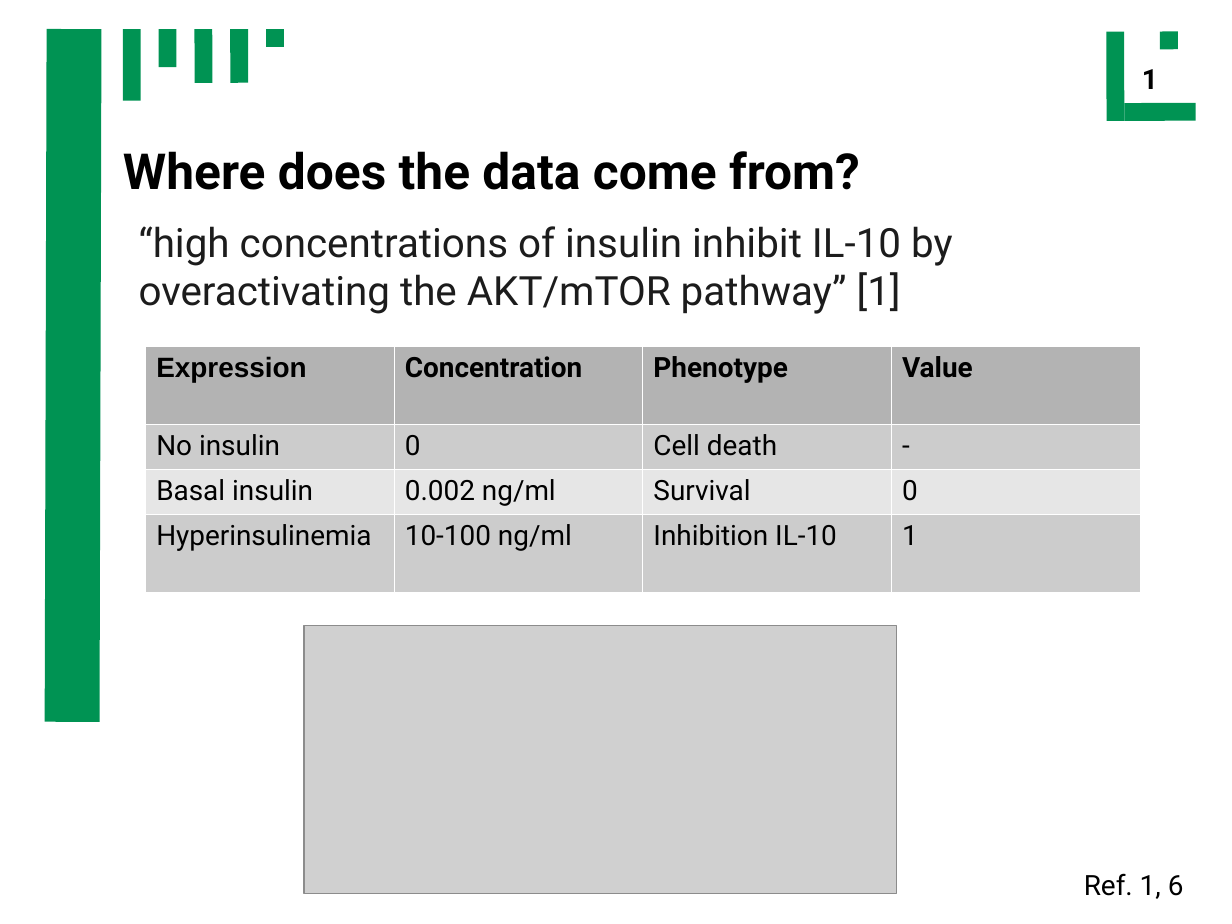
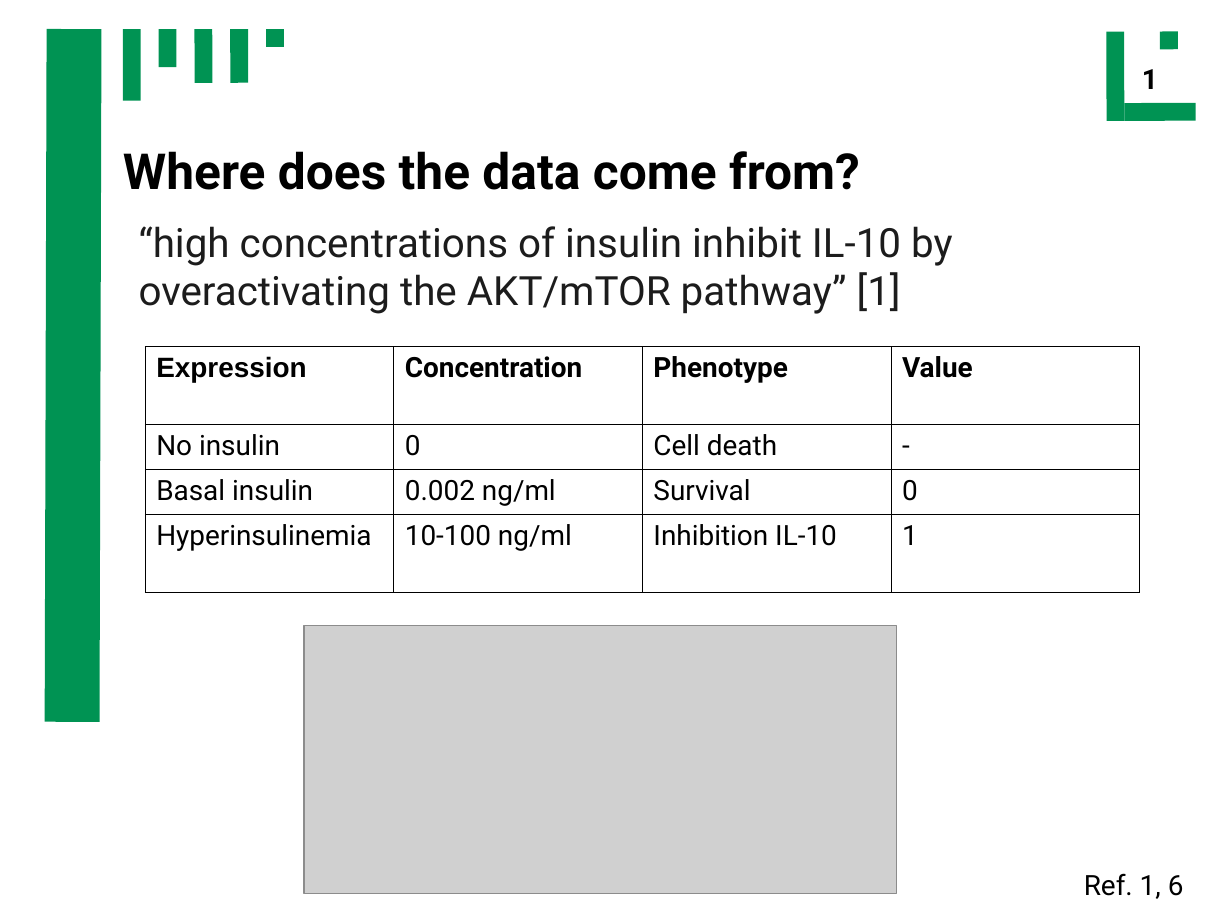
Before and after one commit to ch4perone/HaveFunWithSysBio, a slide deck: slide 8 of presentation.odp. Drawn at 1232x924 pixels with LibreOffice and Linux fonts; fonts in the diff are those of the drawing; grey boxes stand for pictures. Boxes give left, top, right and bottom in pixels: in the first picture for what was removed or moved away, otherwise in the second. Text is boxed around its words. In the diff, an @@ line names an element or a change of style, - is before the commit and + after.

```diff
--- a/presentation.odp
+++ b/presentation.odp
@@ table at (145, 347, 1139, 593) @@
@@ fill #B3B3B3 to none in row 1 @@
@@ fill #CCCCCC to none in 8 cells @@
@@ fill #E6E6E6 to none in row 3 @@
@@ borders changed @@
```
Also in this commit, not shown: 3 other slides changed, 8 slides added, 3 slides removed, 14 other files.
